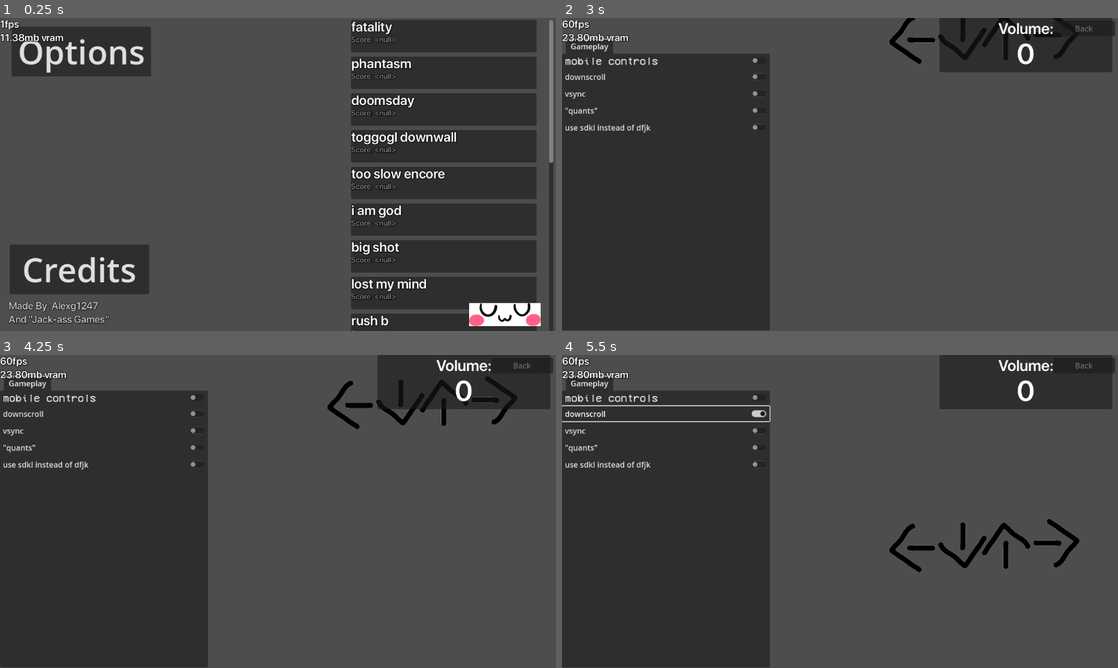
Above: before the commit, frames 1-4 (two rows, left to right).
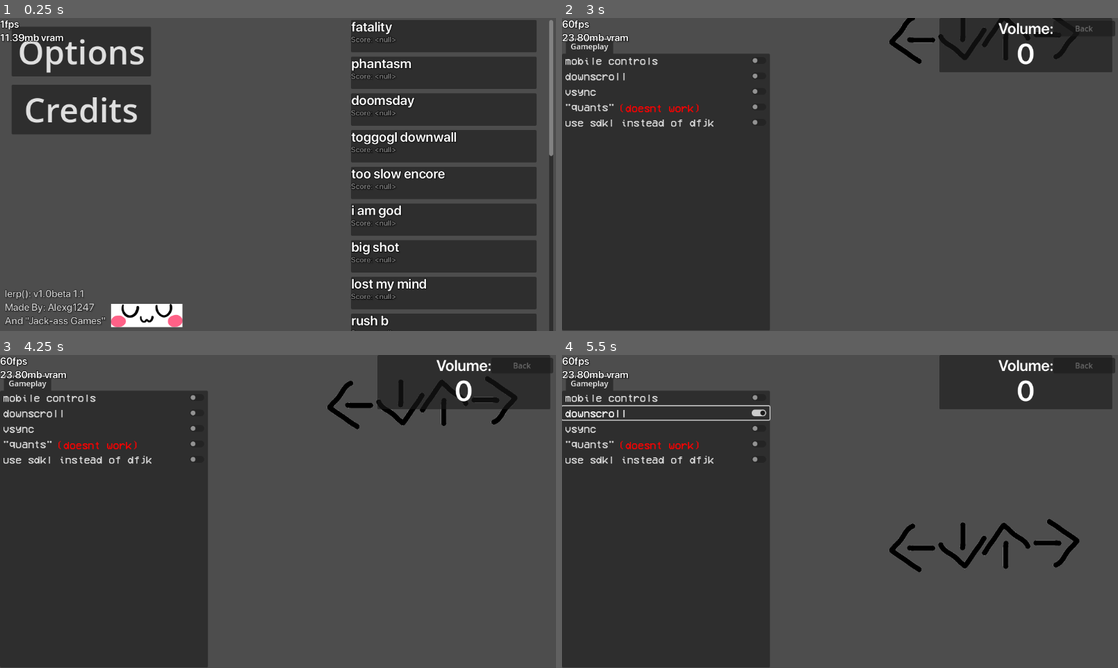
Above: after the commit, the same moments.

Repository: Alexg1247/lerp
Game: Godot game, scene res://scnee/Main Menu.tscn
Same seed, same stepped clock (60 frames per second), same inputs: the game is played once before the commit and once after it.
Inputs (mouse positions are in pixels of both pictures, inside the frame that each line leads up to):
- Up to frame 1 (0.25 s): no input
- Up to frame 2 (3 s): click (1006, 36) at 0.52 s; move the mouse to (962, 158) at 1.27 s; hold Right (ui_right) 1.28-2.03 s; tap Alt (fun is inf) at 1.35 s; move the mouse to (728, 190) at 2.02 s; hold - (volume_down) 2.03-2.75 s; tap D (gameplay_0) at 2.1 s; click "Options" at 2.75 s
- Up to frame 3 (4.25 s): click "Back" at 3.5 s
- Up to frame 4 (5.5 s): move the mouse to (895, 442) at 4.27 s; hold Right (ui_right) 4.28-5 s; tap F (gameplay_1) at 4.35 s; click "downscroll" at 5 s

The runs differ from the first frame. In frame 1, 10% of the frame differs, in the area x 0-100%, y 5-99%; in frame 2, 1.0%; in frame 3, 1.0%; in frame 4, 1.3%.

Commit message:
well now its beta 1.1 cause bta 1.0 never existed

Diff:
--- a/autoload/Globals.gd
+++ b/autoload/Globals.gd
@@ -33,7 +33,8 @@
 	"endless depths",
 	"redux guns",
 	"too slow",
-	"you cant run"
+	"you cant run",
+	"sussus moogus"
 ]
 
 var score:Dictionary = {}
--- a/classes/Save.gd
+++ b/classes/Save.gd
@@ -54,7 +54,7 @@
 	if file:
 		file.store_string(JSON.stringify(data))
 
-func load_binds(binds: Array[String]) -> void:
+func load_binds(binds) -> void:
 	for i in binds.size():
 		InputMap.action_erase_events("gameplay_%d" % i)
 
--- a/pAYSlate.gd
+++ b/pAYSlate.gd
@@ -39,8 +39,10 @@
 	var f = FileAccess.open("res://assets/songs/"+song+ "/" + song + ".json", FileAccess.READ)
 	var content:String = "{}"
 	var chartData:Dictionary = {}
-
-
+	if Globals.save.grab("sdkl"):
+		Globals.save.load_binds(["S", "D", "K", "L"])
+	else:
+		Globals.save.load_binds(["D", "F", "J", "K"])
 #
 	if ResourceLoader.exists("res://assets/songs/"+song+ "/modchart.tscn"):
 		var modchart = load("res://assets/songs/"+song+ "/modchart.tscn").instantiate()
--- a/scnee/Main Menu.tscn
+++ b/scnee/Main Menu.tscn
@@ -31,11 +31,12 @@
 
 [node name="Label" type="Label" parent="."]
 layout_mode = 0
-offset_left = 18.0
-offset_top = 555.0
-offset_right = 328.0
-offset_bottom = 637.0
-text = "Made By: Alexg1247
+offset_left = 10.0
+offset_top = 558.0
+offset_right = 320.0
+offset_bottom = 640.0
+text = "lerp(): v1.0beta 1.1
+Made By: Alexg1247
 And \"Jack-ass Games\""
 label_settings = ExtResource("2_apkys")
 vertical_alignment = 2
@@ -51,10 +52,10 @@
 
 [node name="Button2" type="Button" parent="."]
 layout_mode = 0
-offset_left = 20.0
-offset_top = 469.0
-offset_right = 309.0
-offset_bottom = 572.0
+offset_left = 24.0
+offset_top = 138.0
+offset_right = 313.0
+offset_bottom = 241.0
 theme_override_font_sizes/font_size = 69
 text = "Credits"
 
@@ -62,7 +63,7 @@
 position = Vector2(56, 629.5)
 
 [node name="UwU" type="Sprite2D" parent="."]
-position = Vector2(1046, 614)
+position = Vector2(304, 616)
 scale = Vector2(0.74125, 0.629112)
 texture = ExtResource("3_n3ogb")
 
--- /dev/null
+++ b/scnee/Optchin Menu.tres
@@ -0,0 +1,8 @@
+[gd_resource type="Theme" load_steps=2 format=3 uid="uid://bbdao6cqoh5bq"]
+
+[ext_resource type="FontFile" uid="uid://b8eftdti6b2gv" path="res://assets/songs/redux guns/vcr.ttf" id="1_pby83"]
+
+[resource]
+default_font = ExtResource("1_pby83")
+default_font_size = 22
+HSlider/styles/slider = null
--- a/scnee/Optchin Menu.tscn
+++ b/scnee/Optchin Menu.tscn
@@ -3,11 +3,7 @@
 [ext_resource type="PackedScene" uid="uid://bc70njspwyii" path="res://scnee/STRUM2.tscn" id="1_blpg1"]
 [ext_resource type="Script" path="res://scnee/Optchin Menu.gd" id="1_syd0u"]
 [ext_resource type="FontFile" uid="uid://b8eftdti6b2gv" path="res://assets/songs/redux guns/vcr.ttf" id="3_4jit1"]
-
-[sub_resource type="Theme" id="Theme_o1oyu"]
-default_font = ExtResource("3_4jit1")
-default_font_size = 22
-HSlider/styles/slider = null
+[ext_resource type="Theme" uid="uid://bbdao6cqoh5bq" path="res://scnee/Optchin Menu.tres" id="3_83xul"]
 
 [node name="Optchin Menu" type="Node2D"]
 script = ExtResource("1_syd0u")
@@ -31,23 +27,28 @@
 
 [node name="CheckButton" type="CheckButton" parent="TabContainer/Gameplay/VBoxContainer"]
 layout_mode = 2
-theme = SubResource("Theme_o1oyu")
+theme = ExtResource("3_83xul")
 text = "mobile controls"
 
 [node name="CheckButton2" type="CheckButton" parent="TabContainer/Gameplay/VBoxContainer"]
 layout_mode = 2
+theme = ExtResource("3_83xul")
+theme_override_fonts/font = ExtResource("3_4jit1")
 text = "downscroll"
 
 [node name="CheckButton3" type="CheckButton" parent="TabContainer/Gameplay/VBoxContainer"]
 layout_mode = 2
+theme = ExtResource("3_83xul")
 text = "vsync"
 
 [node name="CheckButton4" type="CheckButton" parent="TabContainer/Gameplay/VBoxContainer"]
 layout_mode = 2
+theme = ExtResource("3_83xul")
 text = "\"quants\""
 
 [node name="CheckButton5" type="CheckButton" parent="TabContainer/Gameplay/VBoxContainer"]
 layout_mode = 2
+theme = ExtResource("3_83xul")
 text = "use sdkl instead of dfjk"
 
 [node name="Back" type="Button" parent="."]
@@ -57,6 +58,15 @@
 offset_bottom = 38.0
 text = "Back"
 
+[node name="Label" type="Label" parent="."]
+offset_left = 118.0
+offset_top = 176.0
+offset_right = 287.0
+offset_bottom = 199.0
+theme = ExtResource("3_83xul")
+theme_override_colors/font_color = Color(1, 0, 0, 1)
+text = "(doesnt work)"
+
 [connection signal="pressed" from="TabContainer/Gameplay/VBoxContainer/CheckButton" to="." method="_on_check_button_pressed"]
 [connection signal="pressed" from="TabContainer/Gameplay/VBoxContainer/CheckButton2" to="." method="_on_check_button_2_pressed"]
 [connection signal="pressed" from="TabContainer/Gameplay/VBoxContainer/CheckButton3" to="." method="vsync"]
Binary file added: assets/songs/sussus moogus/sussus moogus.jpg
Not shown, added: assets/songs/sussus moogus/sussus moogus.jpg.import
Not shown, added: assets/songs/sussus moogus/sussus moogus.json
Not shown, added: assets/songs/sussus moogus/sussus moogus.mp3.import
Not shown, changed: export_presets.cfg
Not shown, added: assets/songs/sussus moogus/sussus moogus.mp3
